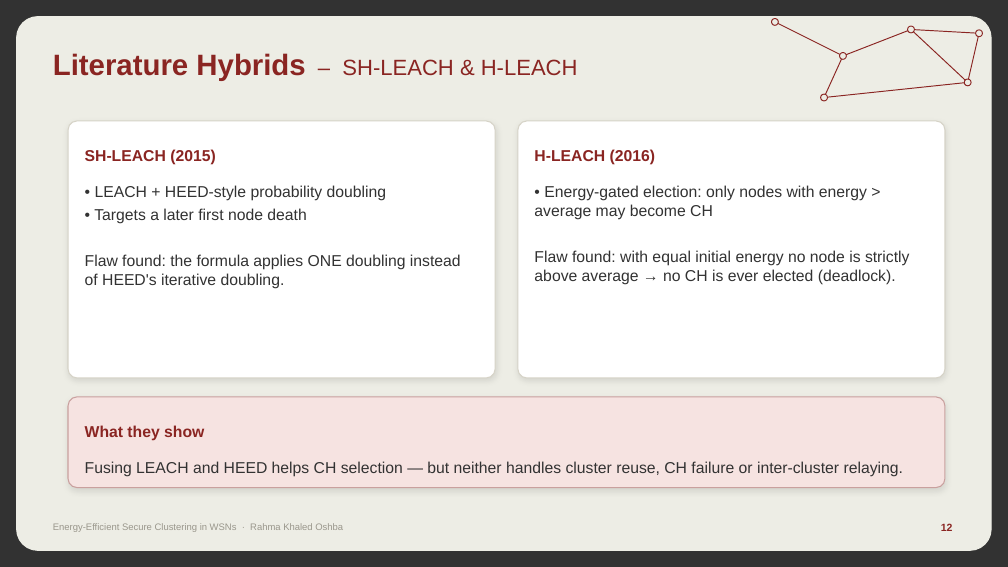
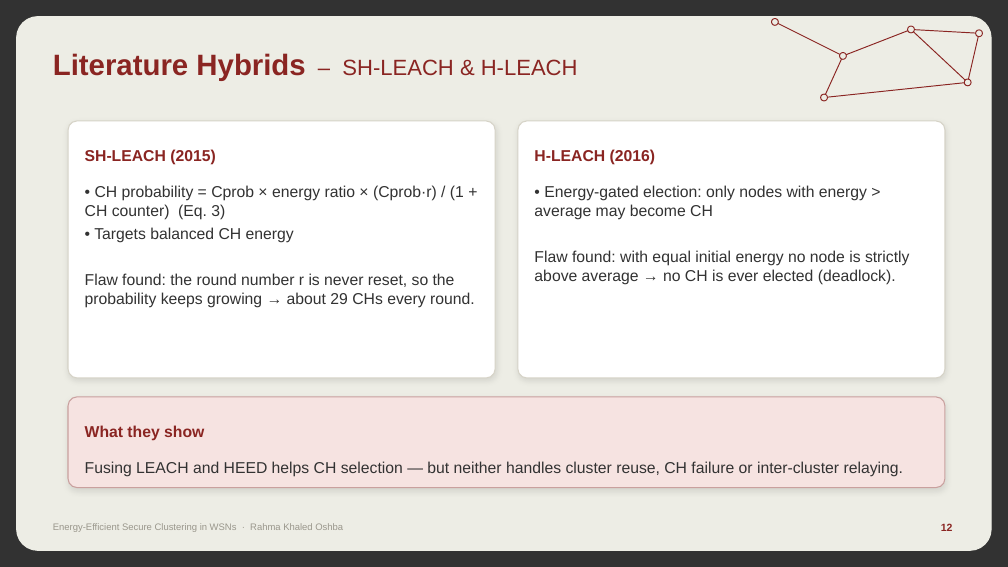
Before and after one commit to RahmaOshba/Routing-Protocols, a slide deck: slide 12 of thesis-final/Thesis_Defense_v8-Chain.pptx. Drawn at 1008x567 pixels with LibreOffice and Linux fonts; fonts in the diff are those of the drawing. Boxes give left, top, right and bottom in pixels: in the first picture for what was removed or moved away, otherwise in the second. Text is boxed around its words. In the diff, an @@ line names an element or a change of style, - is before the commit and + after.

```diff
--- a/thesis-final/Thesis_Defense_v8-Chain.pptx
+++ b/thesis-final/Thesis_Defense_v8-Chain.pptx
@@ text at (85, 185, 475, 308): text changed @@
-• LEACH + HEED-style probability doubling
-• Targets a later first node death
-Flaw found: the formula applies ONE doubling instead of HEED's iterative doubling.
+• CH probability = Cprob × energy ratio × (Cprob·r) / (1 + CH counter) (Eq. 3)
+• Targets balanced CH energy
+Flaw found: the round number r is never reset, so the probability keeps growing → about 29 CHs every round.
```
Also in this commit, not shown: 4 other slides changed, 19 other files.
